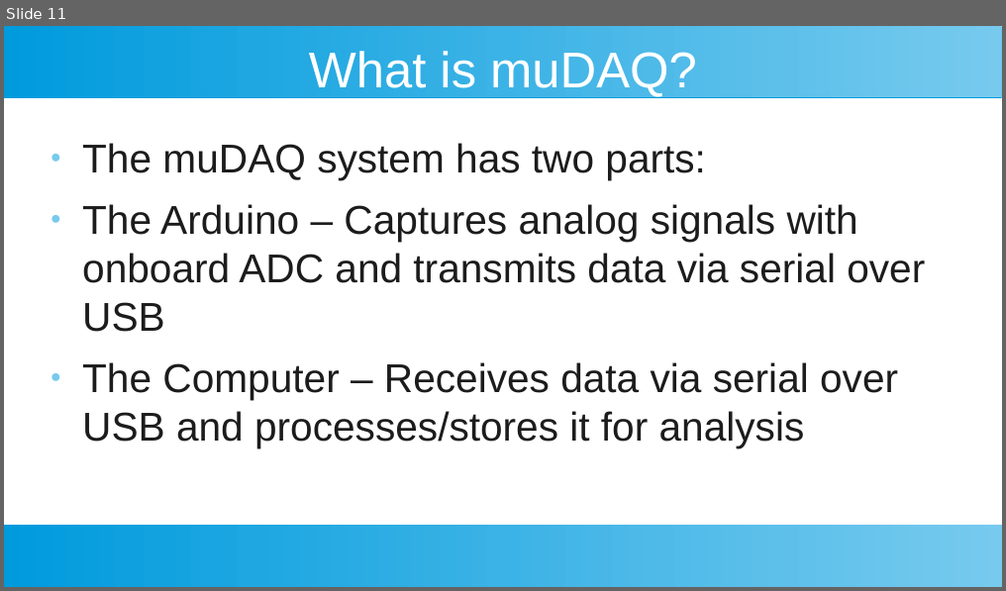
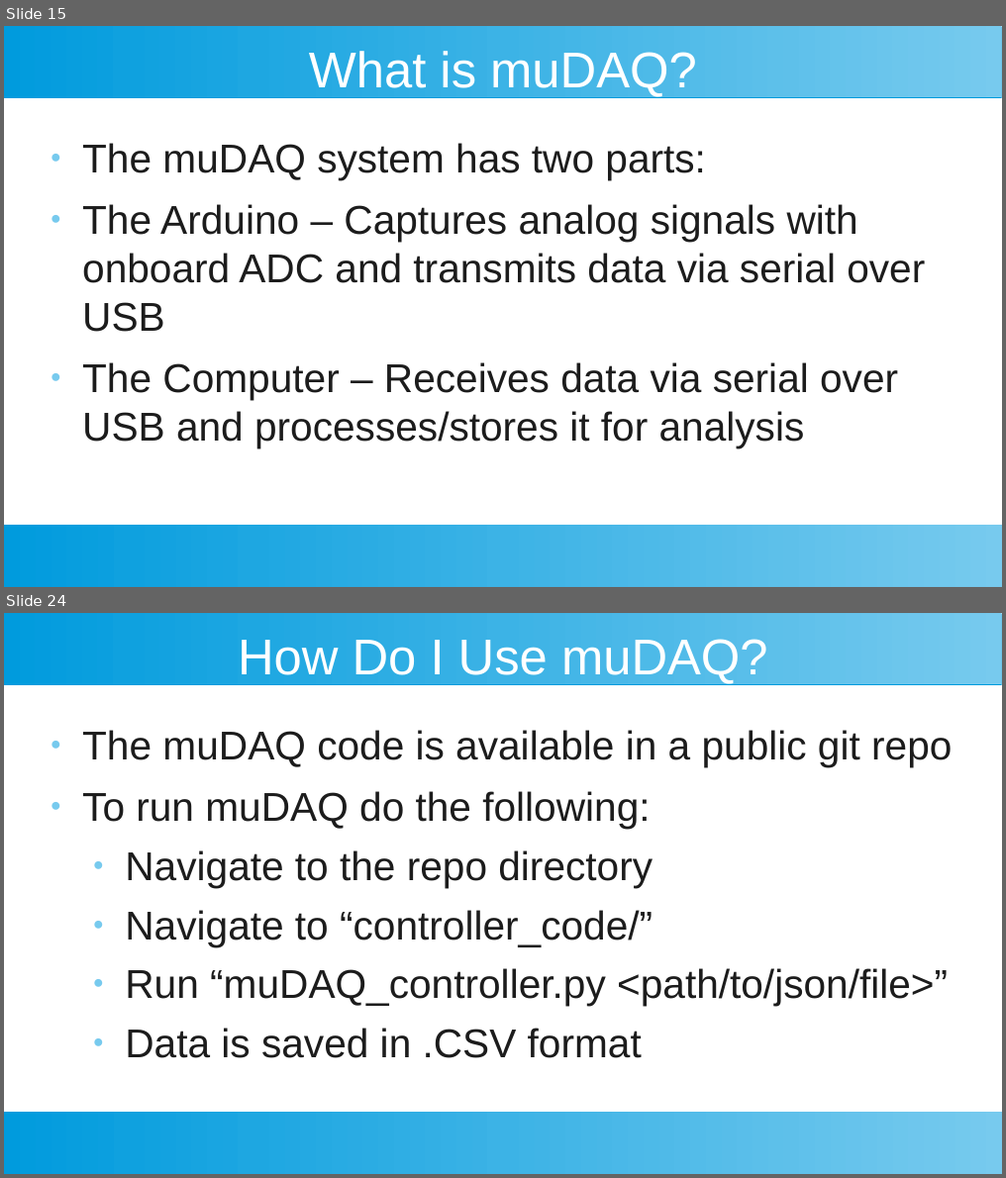
Before and after one commit to StellarRemnants/muDAQ, a slide deck: Presentation_2022-10-07.odp. Shown one above the other, each under a label of ours: slide 11 before the commit, slides 15 and 24 after it; the slides between them are not shown. The pictures are 1006x591 and 1006x1178 pixels, drawn with LibreOffice and Linux fonts; fonts in the diff are those of the drawing. Boxes give left, top, right and bottom in pixels: in the first picture for what was removed or moved away, otherwise in the second. Text is boxed around its words. In the diff, an @@ line names an element or a change of style, - is before the commit and + after.

```diff
--- a/Presentation_2022-10-07.odp
+++ b/Presentation_2022-10-07.odp
@@ slide 24 added at (x1=4, y1=613, x2=1002, y2=1174), background #FFFFFF; not listed: 2 template elements that a slide beside it also shows @@
@@ title added at (x1=238, y1=639, x2=768, y2=684), 40 pt, text #FFFFFF @@
+How Do I Use muDAQ?
@@ text added at (x1=82, y1=730, x2=951, y2=1059), 32 pt, text #1C1C1C @@
+● The muDAQ code is available in a public git repo
+● To run muDAQ do the following:
+  ● Navigate to the repo directory
+  ● Navigate to “controller_code/”
+  ● Run “muDAQ_controller.py <path/to/json/file>”
+  ● Data is saved in .CSV format
@@ what was slide 11 is now slide 15 @@
```
Also in this commit, not shown: 11 slides changed, 8 other slides added, 4 other files.
